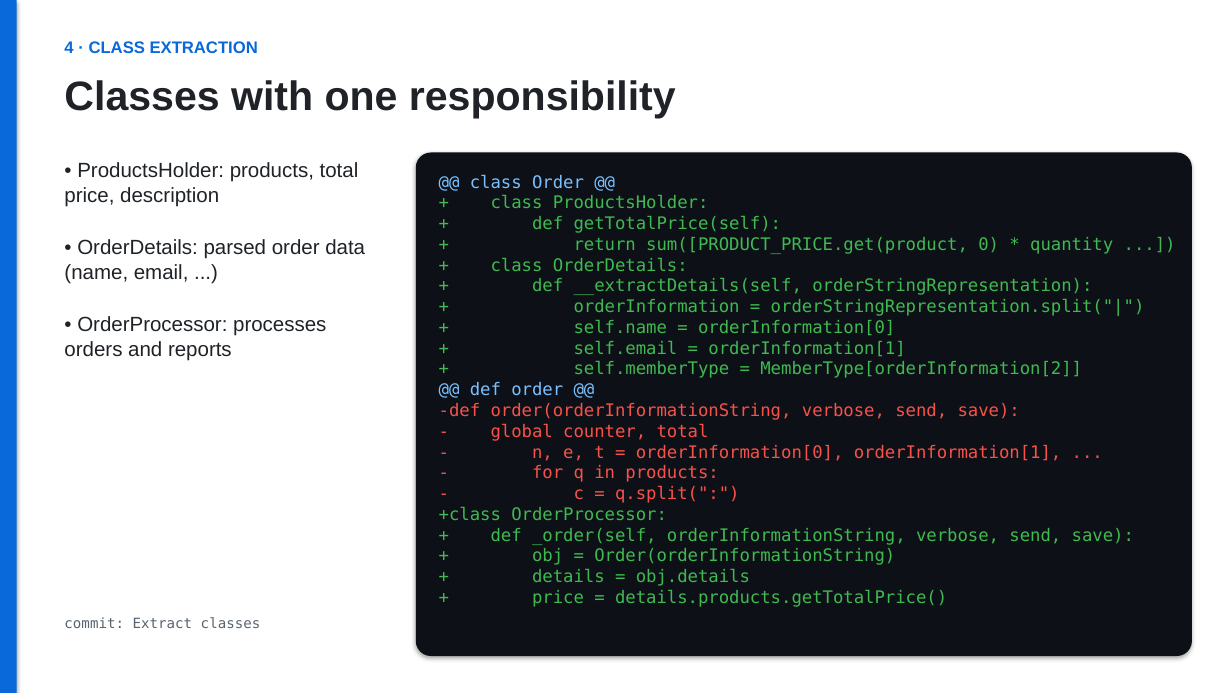
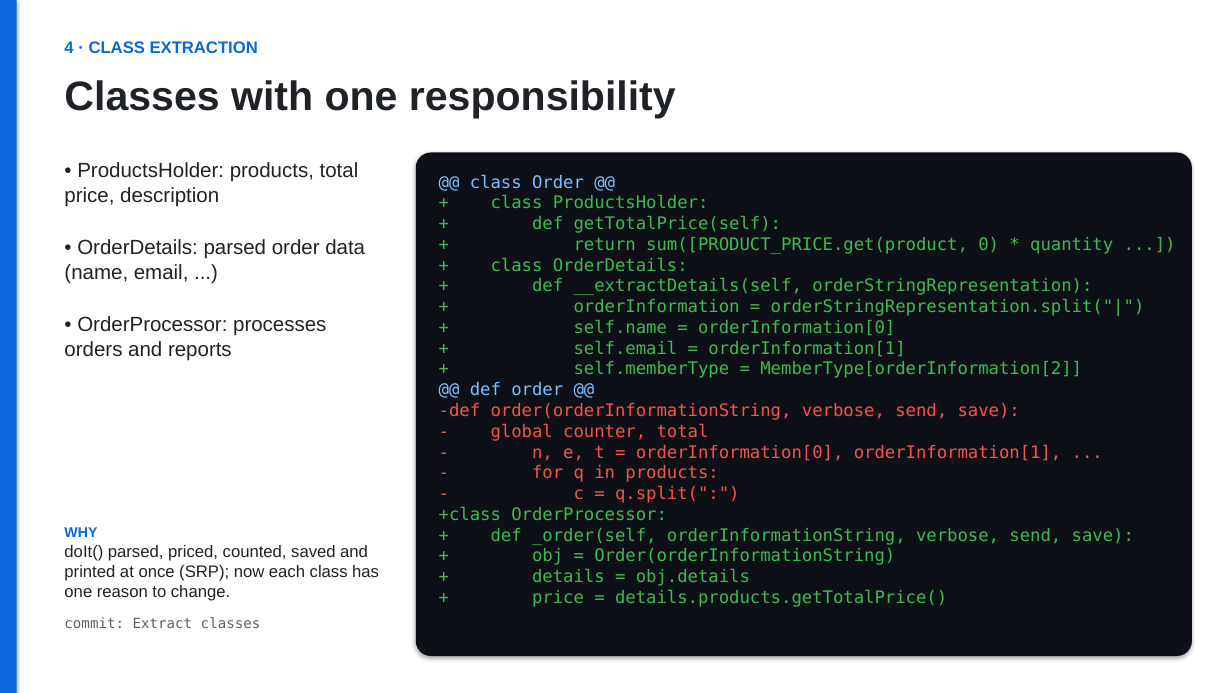
Before and after one commit to zielonyogor/clean-code-exercise, a slide deck: slide 7 of refactoring.pptx. Drawn at 1232x693 pixels with LibreOffice and Linux fonts; fonts in the diff are those of the drawing. Boxes give left, top, right and bottom in pixels: in the first picture for what was removed or moved away, otherwise in the second. Text is boxed around its words. In the diff, an @@ line names an element or a change of style, - is before the commit and + after.

```diff
--- a/refactoring.pptx
+++ b/refactoring.pptx
@@ text added at (64,527,379,601), 13 pt, text #1F2328 @@
+WHY
+doIt() parsed, priced, counted, saved and printed at once (SRP); now each class has one reason to change.
```
Also in this commit, not shown: 21 other slides changed.
